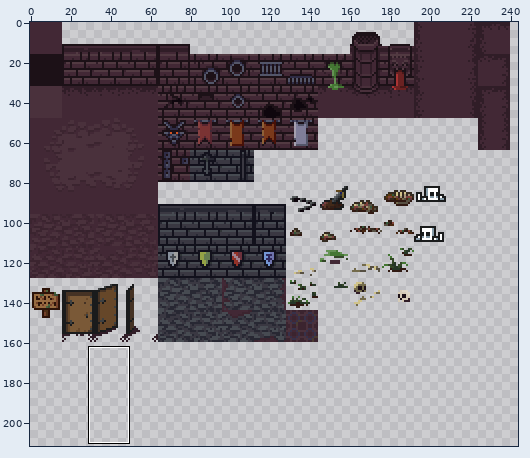
One commit to this sprite sheet: Dungeon1.png. Above, an overview of the earlier version with the close-up marked.
Close-up. Before:
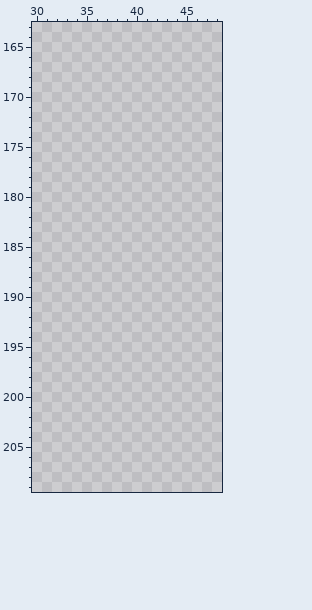
The file is 256x256 pixels. Colours within 5 levels of each other are drawn and written as one. Shown: x 30..48, y 163..209. The wide view leaves out empty margins. The commit also changed other parts of the picture, which this record leaves out.
Now the later version:
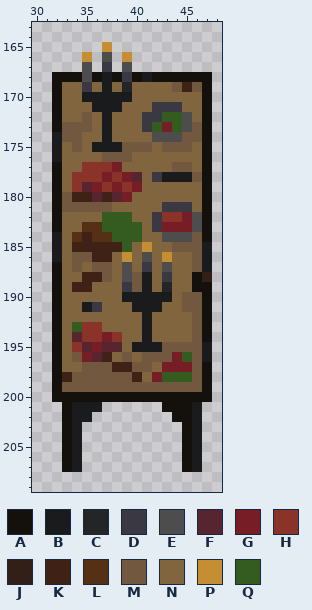
Palette (. is transparent): A #14110d  B #1a1b1c  C #242526  D #3a3842  E #4d4d4d  F #56252f  G #771d26  H #8a3328  J #322018  K #3f2116  L #563015  M #72583e  N #81653e  P #c58e33  Q #355c20
Diff:
Changed rows in their new state; - is an unchanged pixel.
first column x 32:
165 -----P----------
166 ---P-E-P--------
167 ---E-D-E--------
168 AAAEABADABAAAAAA
169 ANNDNBNCNNNNMKMA
170 ANNBBBBBNNNNNNNA
171 ANNNBBBNNNDDDNNA
172 ANNMNBNNNDDQQENA
173 AMMMNBNNNDQGQEMA
174 BMMNNBNNNNEEEMMA
175 BNMNBBBMMMNMMMNA
176 BNNNNMMMNNNNNNNA
177 ANNHHHGNNNNNMMNA
178 ANHHHGHGFNDBBBMA
179 ANHFGHGHGNNNNNNA
180 AMKKFKFGNNNNNNNA
181 AMMMMMNNNNNDDDNA
182 ANNNNQQQNNDHHGEA
183 ANNLLQQQQNDGGGEA
184 BNLKLLQQQNNEEEMA
185 BNKKKKKQNPNNMMMB
186 BNMMKKNPNENPNNMB
187 ANMNMMNENDNENNMB
188 ANNKKMNEMBNDNNAJ
189 ANKKNNNDMBNCNNAA
190 ANNNNNNBBBBBNMMA
191 ANNBDNNNBBBNNMMA
192 ANNNNNNNNBNNNNMA
193 ANQHHNNNNBNNNNMA
194 ANFHHGHNNBNNNNMA
195 ANHFGFFNBBBMMMMB
196 ANMGFKNMNMMMGQMB
197 ANNMMMKKMMNGGGMA
198 AKMMMMMMKNGQQQMA
199 AMMMMMMMMMMMMMMA
200 AAAAAAAAAAAAAAAA
201 -ABBB------AAAB-
202 -ABB--------AAB-
203 -AB----------AB-
204 -AB----------AB-
205 -AB----------AB-
206 -AB----------AB-
207 -AB----------AB-
Changed places in both close-ups, as pixel boxes (x1, y1, x2, y2):
added: (52, 42, 212, 472)
